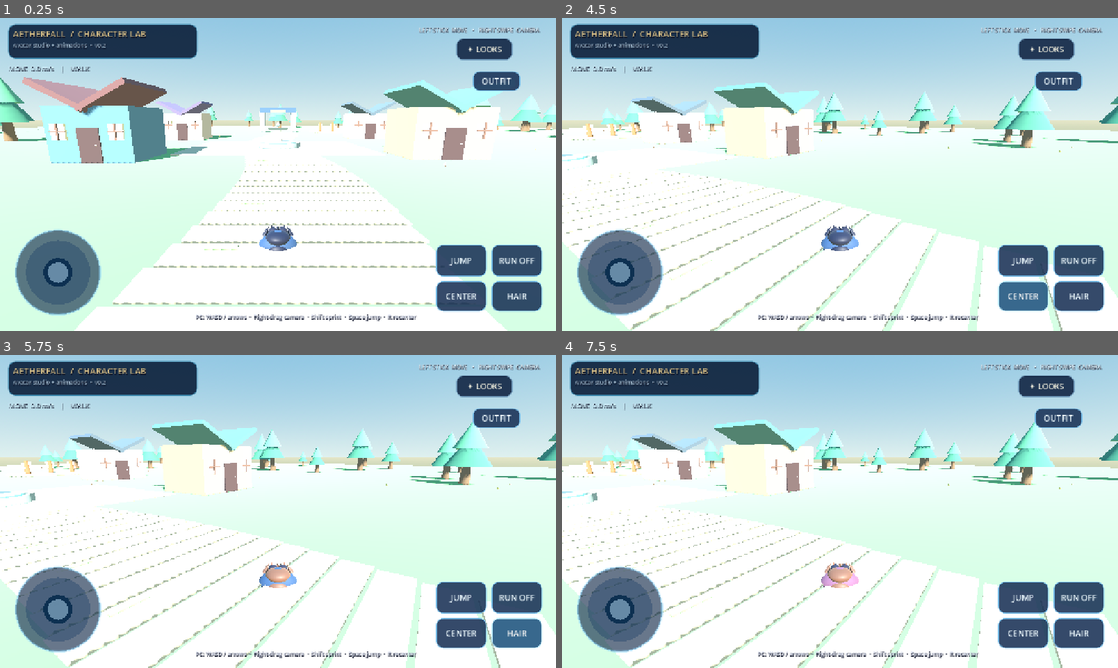
Above: before the commit, frames 1-4 (two rows, left to right).
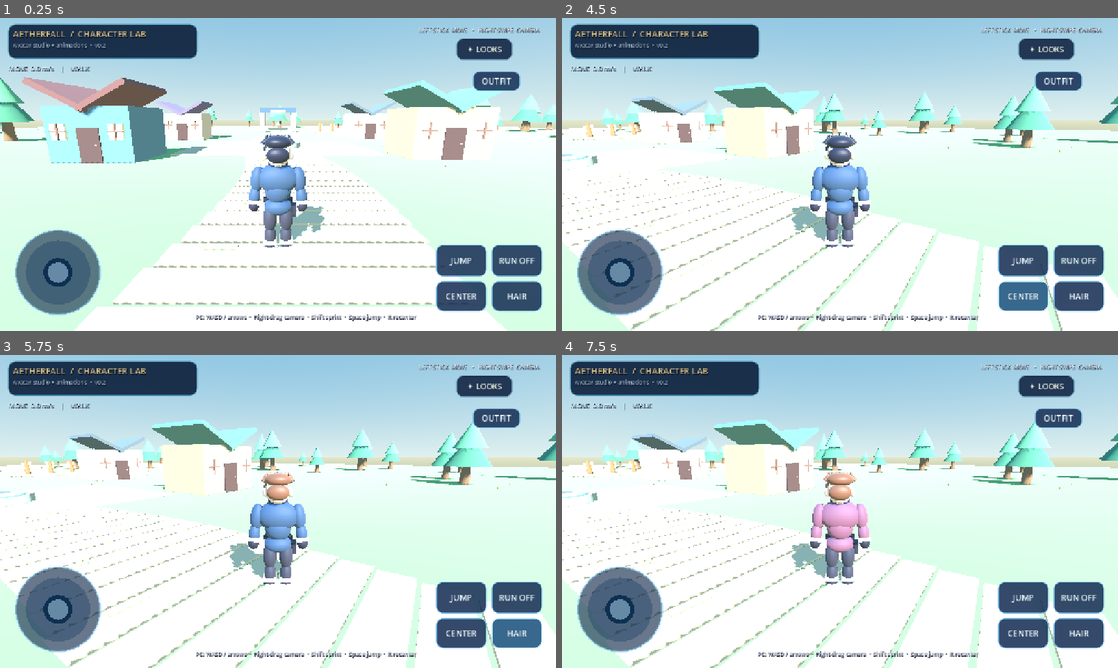
Above: after the commit, the same moments.

Repository: demetrecerrone-star/Aetherfall
Game: Godot game, scene res://scenes/main.tscn
The game is run twice, just before and just after one commit, with the same random seed, the same clock (stepped at 60 frames per second) and the same inputs.
Inputs (mouse positions are in pixels of both pictures, inside the frame that each line leads up to):
- Up to frame 1 (0.25 s): no input
- Up to frame 2 (4.5 s): click "JUMP" at 0.5 s; drag from (617, 271) to (895, 105) at 1.27 s; drag from (728, 190) to (812, 237) at 2.02 s; click "RUN OFF" at 2.75 s; click "RUN ON" at 3.5 s; click "CENTER" at 4.25 s
- Up to frame 3 (5.75 s): click "HAIR" at 5 s
- Up to frame 4 (7.5 s): click "OUTFIT" at 5.75 s; click "✦ LOOKS" at 6.5 s; click "DONE" at 7.25 s

The runs differ from the first frame. In frame 1, 2.7% of the frame differs, in the area x 44-59%, y 36-75%; in frame 2, 2.7%; in frame 3, 2.8%; in frame 4, 2.8%, in the area x 40-56%, y 37-75%.

Commit message:
Fix collapsed avatar: initialize all procedural Skeleton3D bone poses from rest transforms

Diff:
--- a/scripts/avatar_v02.gd
+++ b/scripts/avatar_v02.gd
@@ -119,6 +119,12 @@
 	_add_bone("RightThigh", "Hips", Vector3(0.16, -0.055, 0))
 	_add_bone("RightShin", "RightThigh", Vector3(0, -0.43, 0))
 
+	# CRITICAL: Skeleton3D's initial pose does not automatically inherit the
+	# rest translations assigned to bones created at runtime. Without resetting
+	# pose to rest, every BoneAttachment3D piles up at (0,0,0). This produced
+	# the tiny pile of heads/limbs visible in the v0.2 phone screenshot.
+	_skeleton.reset_bone_poses()
+
 	var body_frame := int(appearance["frame"])
 	var broad := body_frame == 0
 	var shoulders := 1.06 if broad else 0.91
